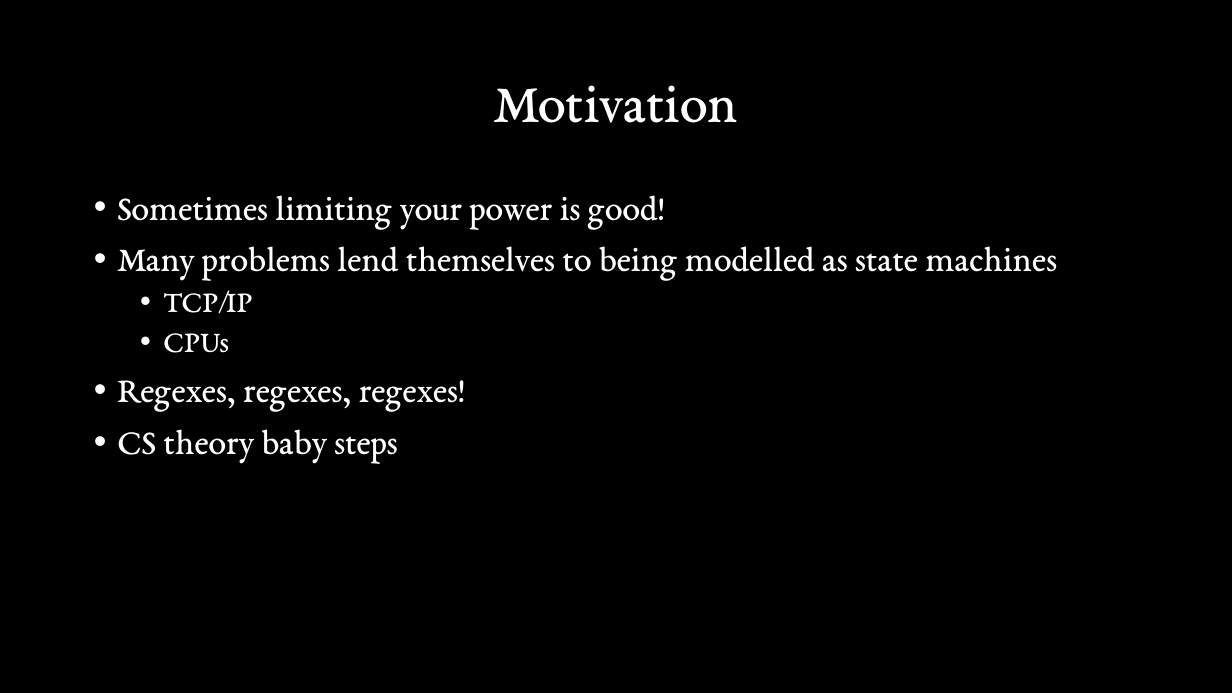
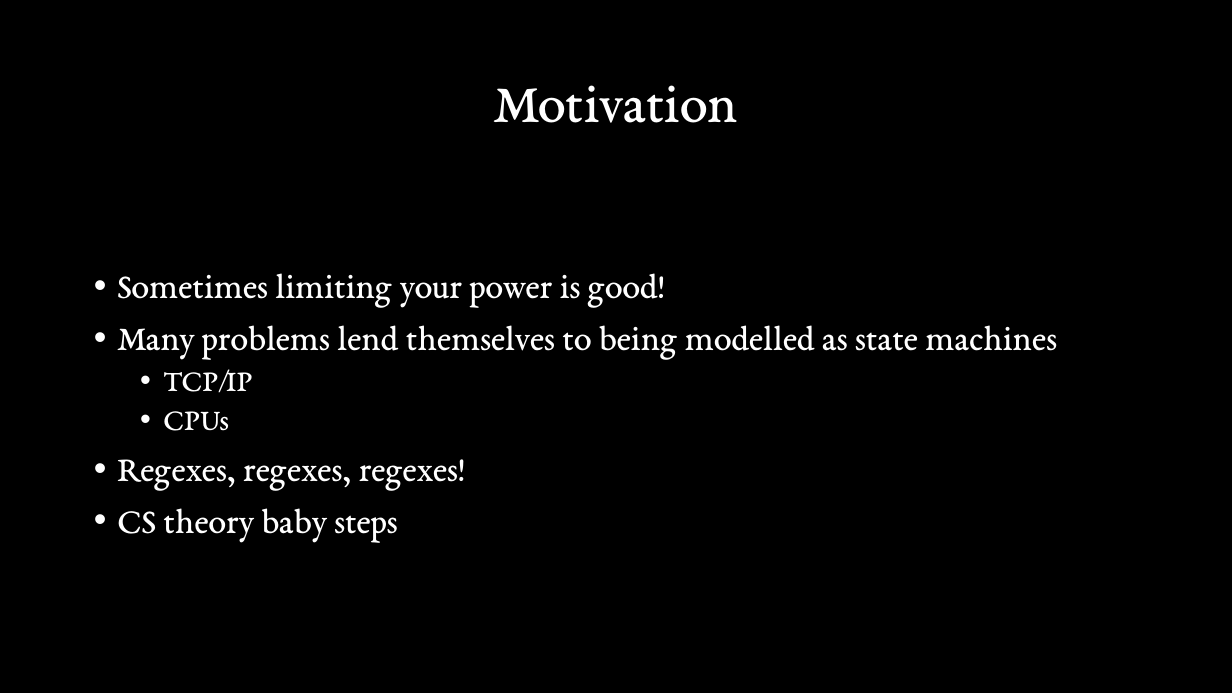
Before and after one commit to Stirling-USCC/state-machines-workshop, a slide deck: slide 4 of Presentation.pptx. Drawn at 1232x693 pixels with LibreOffice and Linux fonts; fonts in the diff are those of the drawing. Boxes give left, top, right and bottom in pixels: in the first picture for what was removed or moved away, otherwise in the second. Text is boxed around its words. In the diff, an @@ line names an element or a change of style, - is before the commit and + after.

```diff
--- a/Presentation.pptx
+++ b/Presentation.pptx
@@ text "Sometimes limiting your power is ..." at [117, 273, 1057, 542]: vertical alignment top to middle @@
```
Also in this commit, not shown: 12 other slides changed, 19 slides added, 4 slides removed.
